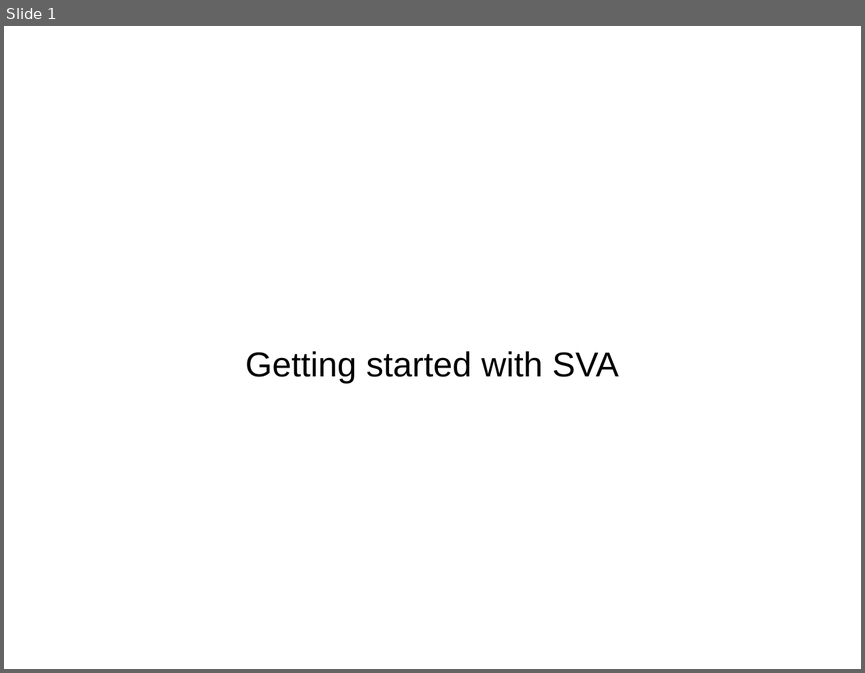
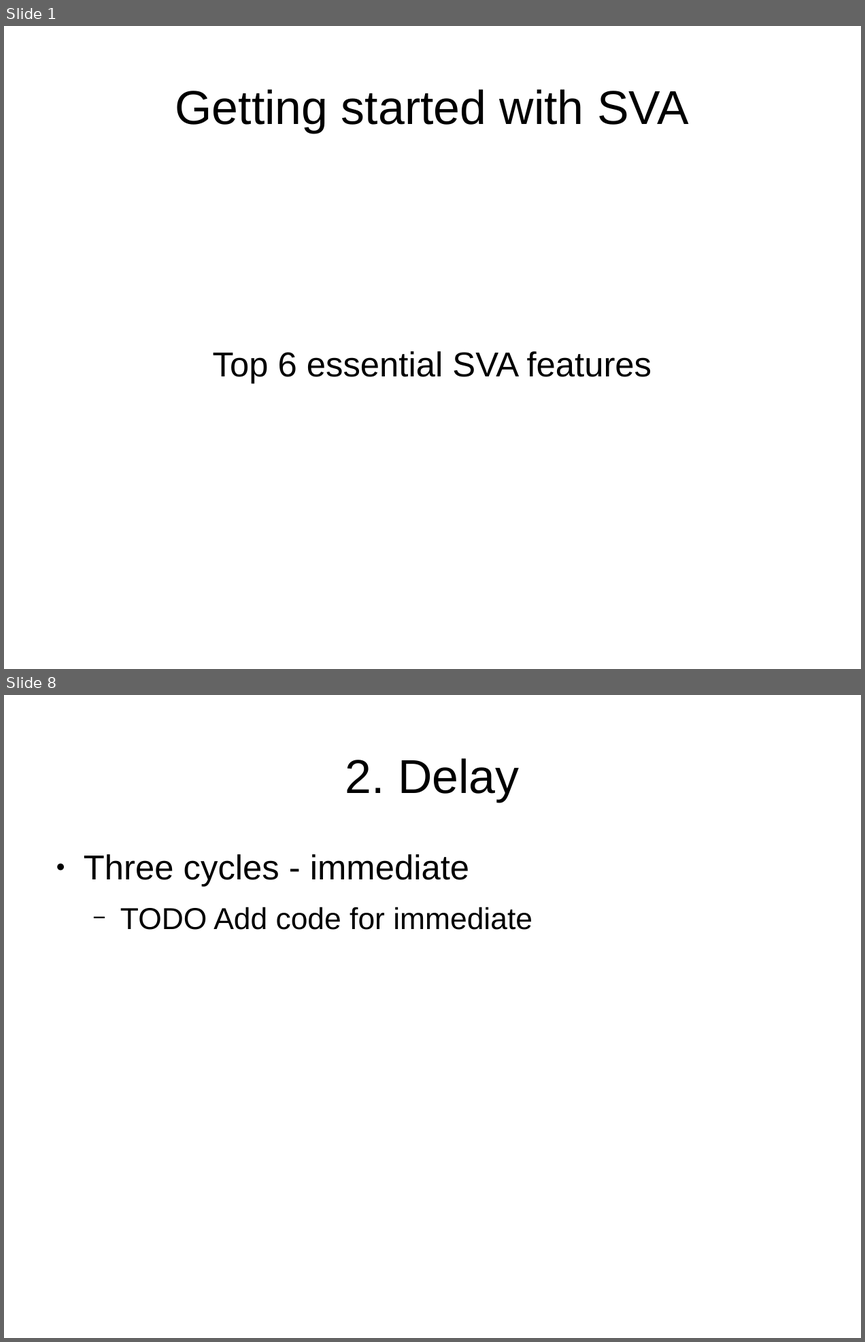
Before and after one commit to verification-gentleman-blog/getting-started-with-sva, a slide deck: presentation.odp. Shown one above the other, each under a label of ours: slide 1 before the commit, slides 1 and 8 after it; the slides between them are not shown. The pictures are 865x673 and 865x1342 pixels, drawn with LibreOffice and Linux fonts; fonts in the diff are those of the drawing. Boxes give left, top, right and bottom in pixels: in the first picture for what was removed or moved away, otherwise in the second. Text is boxed around its words. In the diff, an @@ line names an element or a change of style, - is before the commit and + after.

```diff
--- a/presentation.odp
+++ b/presentation.odp
@@ slide 8 added at [4,695,861,1338], background #FFFFFF @@
@@ title added at [345,758,519,802], 44 pt, text #000000 @@
+2. Delay
@@ text added at [84,854,532,930], 28 pt, text #000000 @@
+● Three cycles - immediate
+  − TODO Add code for immediate
@@ slide 1 changed as well @@
@@ title "Getting started with SVA": place and size @@
-title "Getting started with SVA" at [245,351,619,384]
+title "Getting started with SVA" at [175,89,688,133]
@@ title "Getting started with SVA" at [175,89,688,133]: size 32 to 44 pt @@
@@ subtitle added at [213,351,651,384], 32 pt, text #000000 @@
+Top 6 essential SVA features
```
Also in this commit, not shown: 18 other slides added, 2 slides removed.
